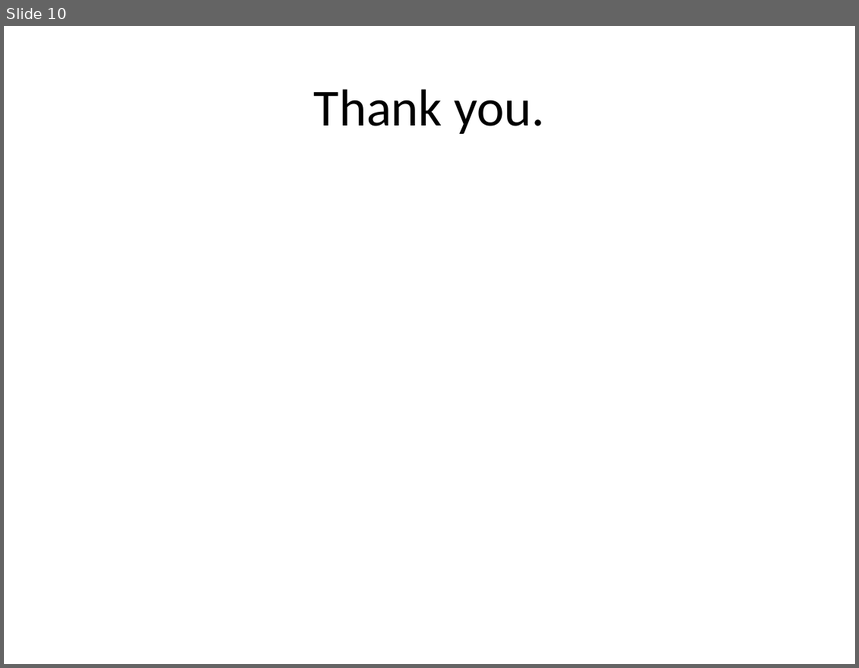
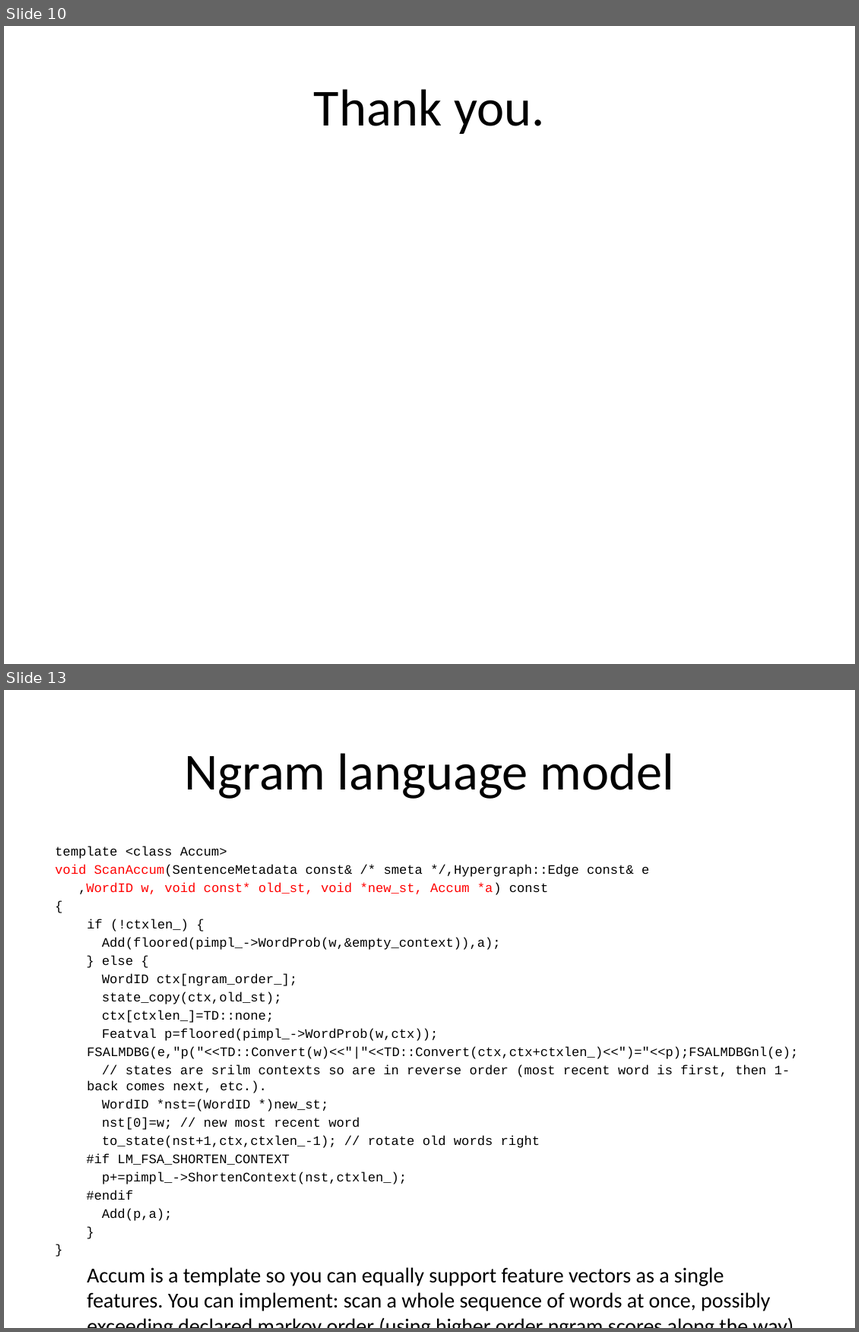
Before and after one commit to redpony/cdec, a slide deck: report/ws10-graehl.pptx. Shown one above the other, each under a label of ours: slide 10 before the commit, slides 10 and 13 after it; the slides between them are not shown. The pictures are 859x668 and 859x1332 pixels, drawn with LibreOffice and Linux fonts; fonts in the diff are those of the drawing. Boxes give left, top, right and bottom in pixels: in the first picture for what was removed or moved away, otherwise in the second. Text is boxed around its words. In the diff, an @@ line names an element or a change of style, - is before the commit and + after.

```diff
--- a/report/ws10-graehl.pptx
+++ b/report/ws10-graehl.pptx
@@ slide 13 added at bbox=[4, 690, 855, 1328], background #FFFFFF @@
@@ title added at bbox=[184, 753, 674, 799], 44 pt, text #000000 @@
+Ngram language model
@@ text added at bbox=[55, 846, 798, 1312], 11 pt, text #000000 @@
+template <class Accum>
+void ScanAccum(SentenceMetadata const& /* smeta */,Hypergraph::Edge const& e
+,WordID w, void const* old_st, void *new_st, Accum *a) const
+{
+if (!ctxlen_) {
+Add(floored(pimpl_->WordProb(w,&empty_context)),a);
+} else {
+WordID ctx[ngram_order_];
+state_copy(ctx,old_st);
+ctx[ctxlen_]=TD::none;
+Featval p=floored(pimpl_->WordProb(w,ctx));
+FSALMDBG(e,"p("<<TD::Convert(w)<<"|"<<TD::Convert(ctx,ctx+ctxlen_)<<")="<<p);FSALMDBGnl(e);
+// states are srilm contexts so are in reverse order (most recent word is first, then 1-back comes next, etc.).
+WordID *nst=(WordID *)new_st;
+nst[0]=w; // new most recent word
+to_state(nst+1,ctx,ctxlen_-1); // rotate old words right
+#if LM_FSA_SHORTEN_CONTEXT
+p+=pimpl_->ShortenContext(nst,ctxlen_);
+#endif
+Add(p,a);
+}
+}
+Accum is a template so you can equally support feature vectors as a single features. You can implement: scan a whole sequence of words at once, possibly exceeding declared markov order (using higher order ngram scores along the way).
```
Also in this commit, not shown: 2 other slides added, 1 other file.
